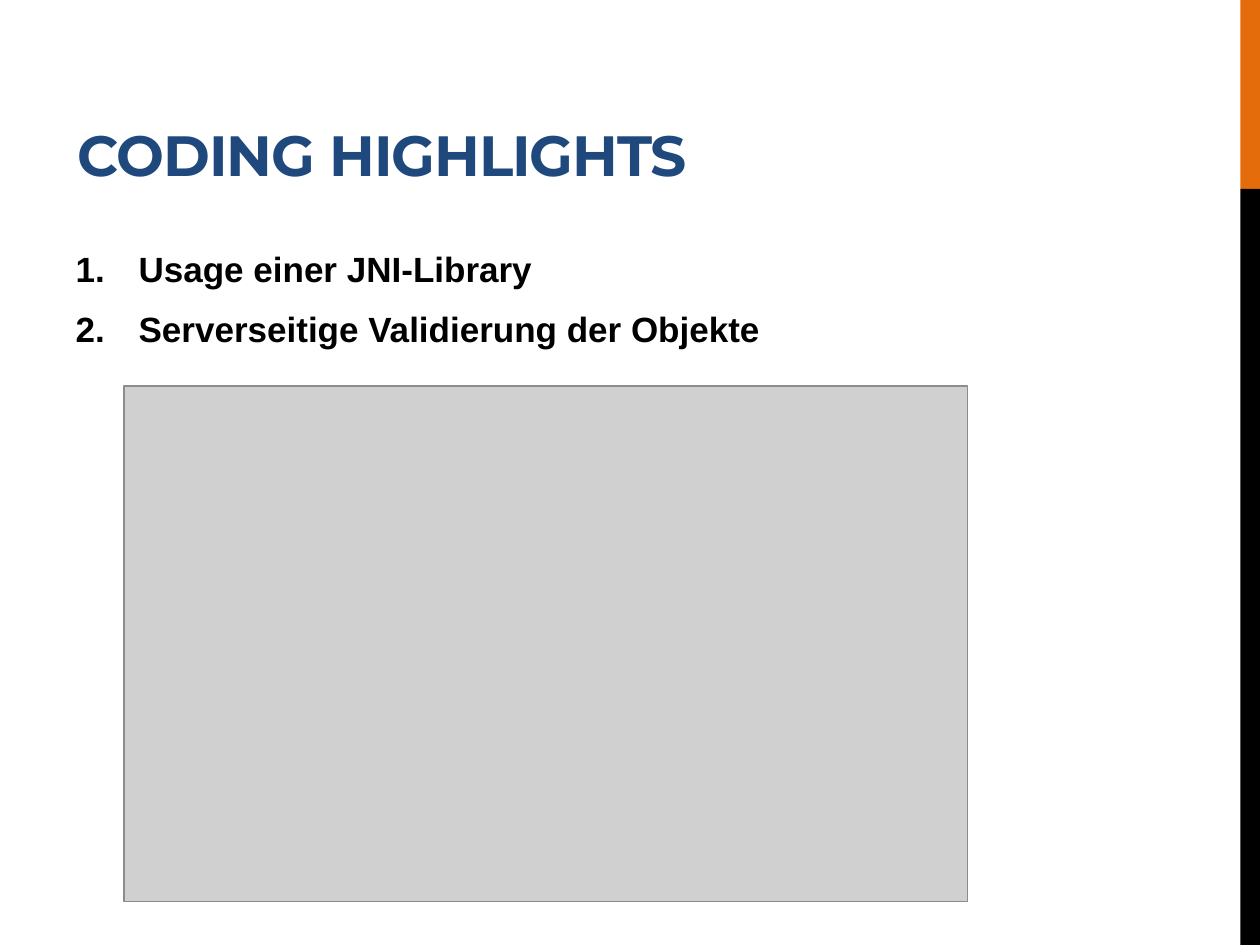
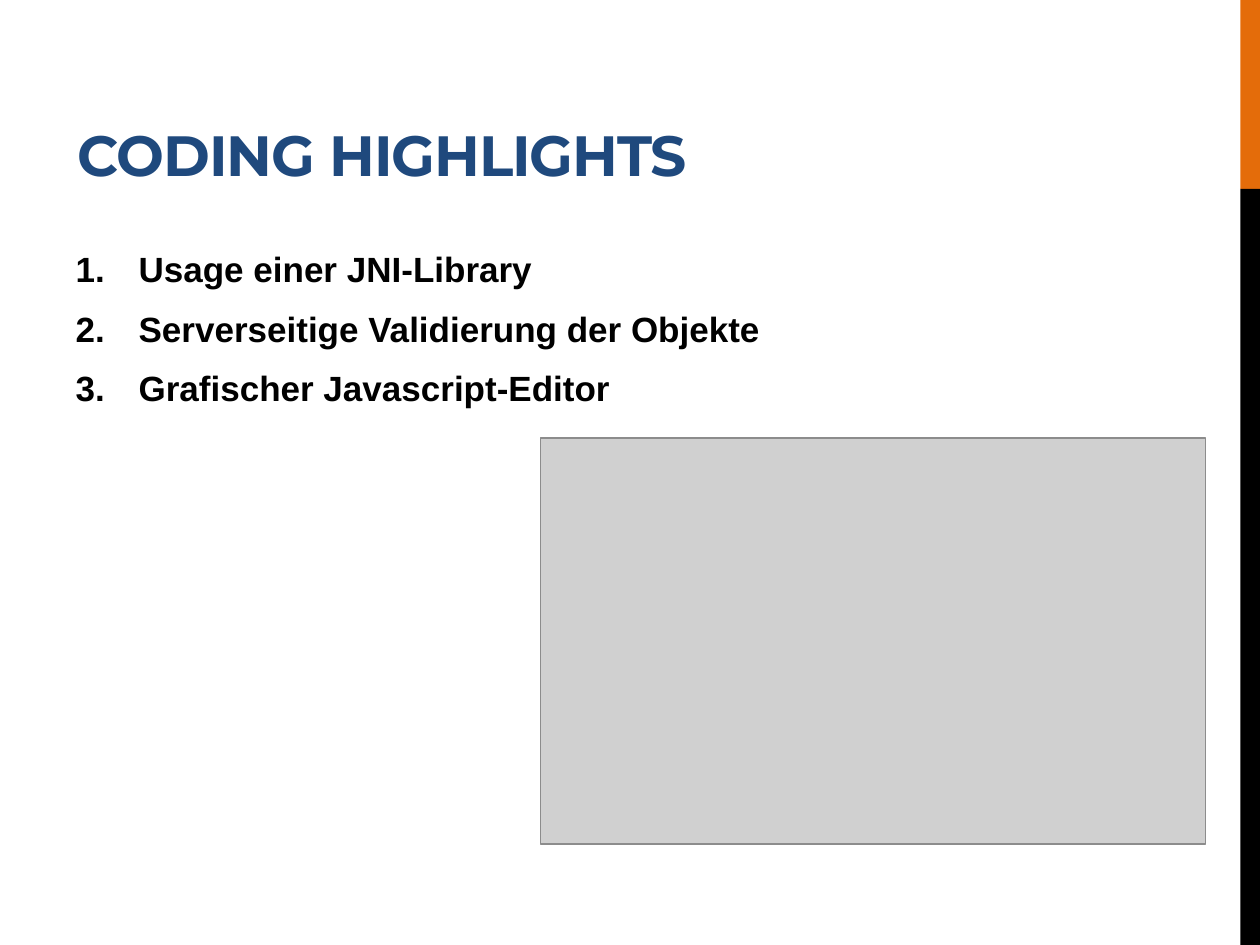
Before and after one commit to LukasSeglias/ticket-recognition-web, a slide deck: slide 6 of doc/presentation.pptx (slide 5 before the commit). Drawn at 1260x945 pixels with LibreOffice and Linux fonts; fonts in the diff are those of the drawing; grey boxes stand for pictures. Boxes give left, top, right and bottom in pixels: in the first picture for what was removed or moved away, otherwise in the second. Text is boxed around its words. In the diff, an @@ line names an element or a change of style, - is before the commit and + after.

```diff
--- a/doc/presentation.pptx
+++ b/doc/presentation.pptx
@@ text at (139, 375, 609, 408): paragraph added @@
+3. Grafischer Javascript-Editor
@@ picture: place and size @@
-picture at (123, 386, 966, 901)
+picture at (541, 438, 1206, 844)
```
Also in this commit, not shown: 4 other slides changed, 2 slides added, 3 other files.
